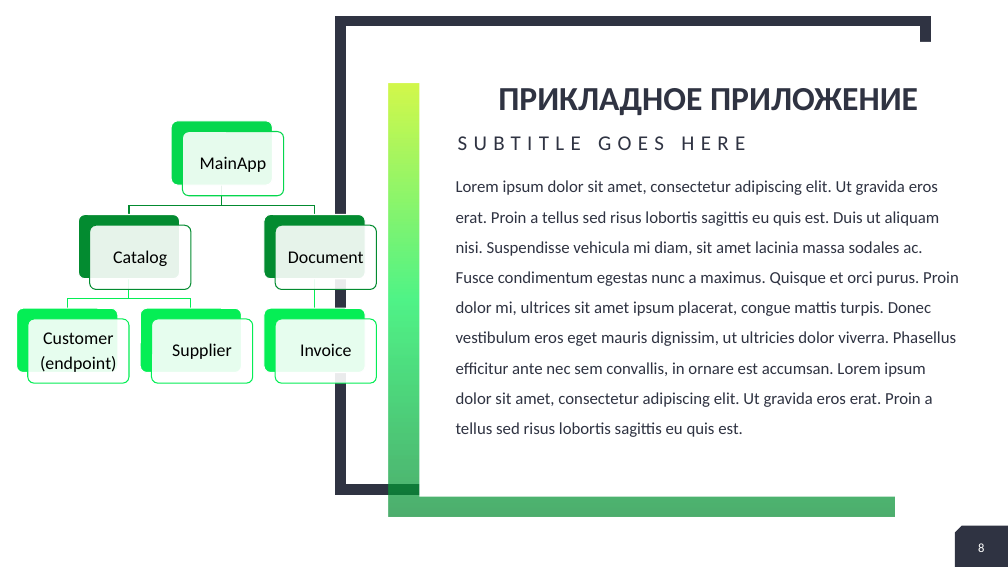
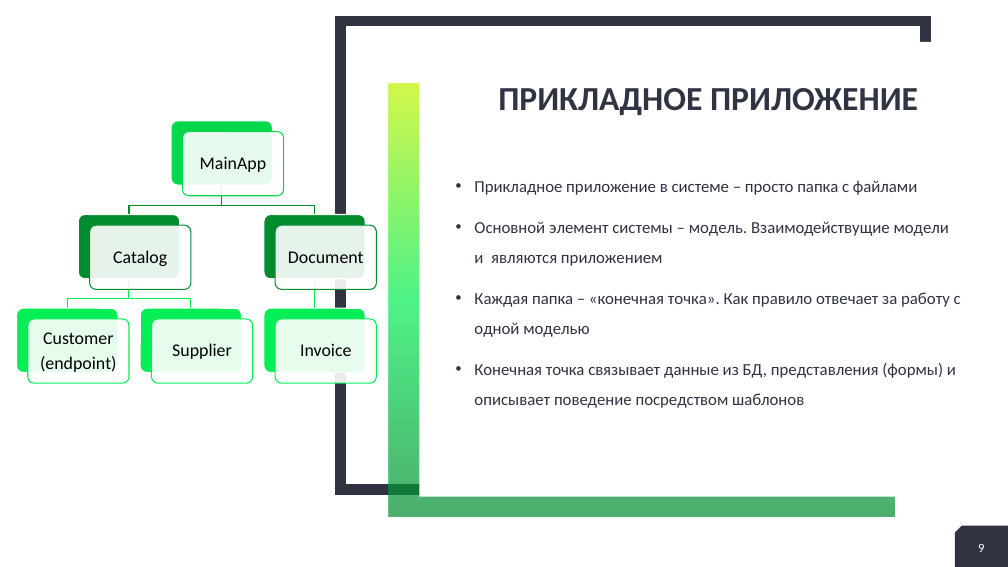
Before and after one commit to alex-kukhtin/A2v10, a slide deck: slide 9 of Documentation/Kyiv-2018/A2v10.pptx (slide 8 before the commit). Drawn at 1008x567 pixels with LibreOffice and Linux fonts; fonts in the diff are those of the drawing. Boxes give left, top, right and bottom in pixels: in the first picture for what was removed or moved away, otherwise in the second. Text is boxed around its words. In the diff, an @@ line names an element or a change of style, - is before the commit and + after.

```diff
--- a/Documentation/Kyiv-2018/A2v10.pptx
+++ b/Documentation/Kyiv-2018/A2v10.pptx
@@ text removed at [458,136,745,150] @@
-SUBTITLE GOES HERE
@@ text at [474,180,961,408]: text changed @@
-Lorem ipsum dolor sit amet, consectetur adipiscing elit. Ut gravida eros erat. Proin a tellus sed risus lobortis sagittis eu quis est. Duis ut aliquam nisi. Suspendisse vehicula mi diam, sit amet lacinia massa sodales ac. Fusce condimentum egestas nunc a maximus. Quisque et orci purus. Proin dolor mi, ultrices sit amet ipsum placerat, congue mattis turpis. Donec vestibulum eros eget mauris dignissim, ut ultricies dolor viverra. Phasellus efficitur ante nec sem convallis, in ornare est accumsan. Lorem ipsum dolor sit amet, consectetur adipiscing elit. Ut gravida eros erat. Proin a tellus sed risus lobortis sagittis eu quis est.
+• Прикладное приложение в системе – просто папка с файлами
+• Основной элемент системы – модель. Взаимодействущие модели и являются приложением
+• Каждая папка – «конечная точка». Как правило отвечает за работу с одной моделью
+• Конечная точка связывает данные из БД, представления (формы) и описывает поведение посредством шаблонов
@@ page number at [978,544,984,552]: text changed @@
-8
+9
```
Also in this commit, not shown: 3 other slides changed, 5 slides added, 5 slides removed.
